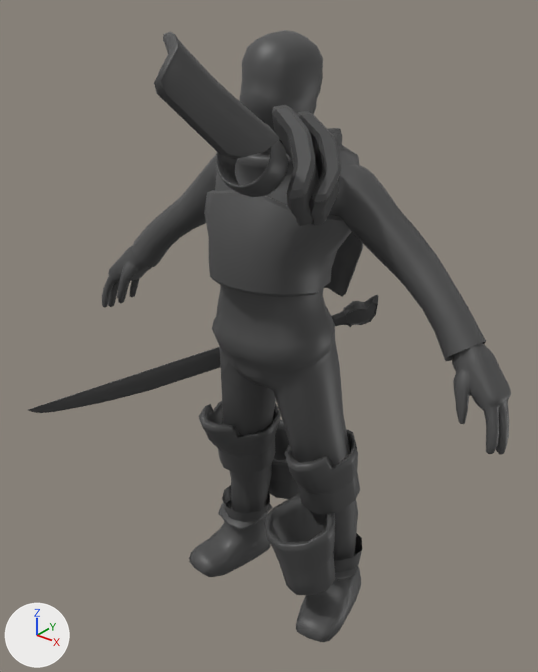
An edit to the FBX model Assets/Animations/Character/Grapple Poses/ANIM_Character_GrapplePose_ForwardUp.fbx, drawn before and after from the same camera.
Both versions are drawn from a camera (50 mm lens) standing at (1.25, -1.63, 1.97) and looking at (-0.03, -0.03, 0.98). Arrows for +X, +Y and +Z are at lower left; the lights stay in place. Where no turn or scale is listed for an object, it has been applied to the vertices.

Script lines for the objects in view, before the commit:
```python
ob_bicep_strap = bpy.data.objects.new('Bicep_Strap', me_mesh_008)
ob_bicep_strap.parent = ob_character_equipment
ob_bicep_strap.location = (2.995, 31.29, 6.368)
ob_bicep_strap.rotation_euler = (-1.931, 0.359, 0.432)  # degrees (-111, 21, 25)
ob_bicep_strap.scale = (1.55, 0.938, 1.57)
ob_left_shoulder_pad_lower = bpy.data.objects.new('Left_Shoulder_Pad_Lower', me_mesh_009)
ob_left_shoulder_pad_lower.parent = ob_character_equipment
ob_left_shoulder_pad_lower.location = (3.53, 30.65, 3.832)
ob_left_shoulder_pad_lower.rotation_euler = (-2.004, -0.431, 0.778)  # degrees (-115, -25, 45)
ob_left_shoulder_pad_upper = bpy.data.objects.new('Left_Shoulder_Pad_Upper', me_mesh_010)
ob_left_shoulder_pad_upper.parent = ob_character_equipment
ob_left_shoulder_pad_upper.location = (3.883, 30.41, 2.887)
ob_left_shoulder_pad_upper.rotation_euler = (-2.004, -0.431, 0.778)  # degrees (-115, -25, 45)
ob_polysurface3 = bpy.data.objects.new('polySurface3', me_mesh_003)
ob_polysurface3.parent = ob_arm_guard
ob_polysurface3.location = (-6.105, 11.13, 9.853)
ob_polysurface3.rotation_euler = (-2.079, -0.415, 0.842)  # degrees (-119, -24, 48)
ob_polysurface4 = bpy.data.objects.new('polySurface4', me_mesh_004)
ob_polysurface4.location = (-0.081, 0.4, 1.109)
ob_polysurface5 = bpy.data.objects.new('polySurface5', me_mesh_006)
ob_polysurface5.parent = ob_leg_guards_shinpad
ob_polysurface5.location = (3.448, -0.05, 3.237)
ob_polysurface5.rotation_euler = (0.0876, -0.0774, 0.0387)  # degrees (5, -4.4, 2.2)
ob_polysurface6 = bpy.data.objects.new('polySurface6', me_mesh_007)
ob_polysurface6.parent = ob_leg_guards_shinpad
ob_polysurface6.location = (-2.881, -0.0938, -3.433)
ob_polysurface6.rotation_euler = (0.139, -0.289, -0.0825)  # degrees (8, -17, -4.7)
# also in view: 'Chest_Armour' at (0.0, -0.04, 1.31); 'pCube1' at (-0.09, 0.34, 0.85); 'Leg_Guards_KneePad' at (0.0, -0.03, 0.56); 'character_mesh' at (0.0, -0.02, 0.92); 'pCube3' at (-0.55, -0.04, 0.68)
```
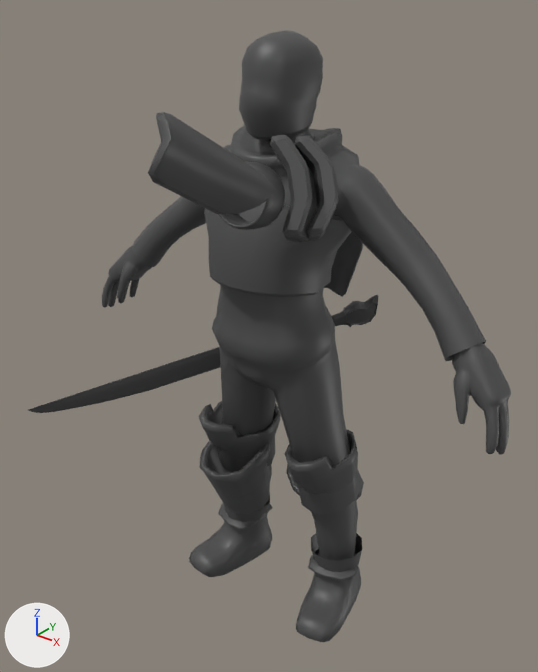
Location of each change, [x1, y1, x2, y2] in pixels of the pictures (538 x 672 px):
'polySurface3', moved, turned: before [154, 32, 280, 159]; after [148, 112, 276, 214]
'polySurface5', moved, turned: before [264, 493, 335, 595]; after [286, 464, 364, 500]
'polySurface6', moved, turned: before [268, 420, 299, 499]; after [199, 440, 270, 514]
'Left_Shoulder_Pad_Lower', moved, turned: before [272, 105, 319, 226]; after [270, 135, 317, 242]
'Left_Shoulder_Pad_Upper', moved, turned: before [297, 111, 341, 225]; after [294, 135, 338, 240]
'Bicep_Strap', moved, turned: before [216, 140, 288, 197]; after [218, 161, 285, 230]

What the commit changed:
Object 'polySurface6' (ob_polysurface6) moves from (-2.881, -0.0938, -3.433) to (-2.795, 1.934, 1.916).
Object 'polySurface6' (ob_polysurface6) turns from (8, -17, -4.7) to (16, -23, 1.4) degrees about x, y and z.
Object 'Bicep_Strap' (ob_bicep_strap) moves from (2.995, 31.29, 6.368) to (3.154, 29.81, 6.785).
Object 'Bicep_Strap' (ob_bicep_strap) turns from (-111, 21, 25) to (-100, 15, 18) degrees about x, y and z.
Object 'polySurface5' (ob_polysurface5) moves from (3.448, -0.05, 3.237) to (1.687, 1.856, -1.913).
Object 'polySurface5' (ob_polysurface5) turns from (5, -4.4, 2.2) to (42, 6.9, -2.7) degrees about x, y and z.
Object 'Left_Shoulder_Pad_Lower' (ob_left_shoulder_pad_lower) moves from (3.53, 30.65, 3.832) to (3.685, 29.59, 4.176).
Object 'Left_Shoulder_Pad_Lower' (ob_left_shoulder_pad_lower) turns from (-115, -25, 45) to (-105, -33, 30) degrees about x, y and z.
Object 'Left_Shoulder_Pad_Upper' (ob_left_shoulder_pad_upper) moves from (3.883, 30.41, 2.887) to (4.035, 29.49, 3.208).
Object 'Left_Shoulder_Pad_Upper' (ob_left_shoulder_pad_upper) turns from (-115, -25, 45) to (-105, -33, 30) degrees about x, y and z.
Object 'polySurface3' (ob_polysurface3) moves from (-6.105, 11.13, 9.853) to (-5.532, 8.671, 10.9).
Object 'polySurface3' (ob_polysurface3) turns from (-119, -24, 48) to (-110, -33, 34) degrees about x, y and z.
